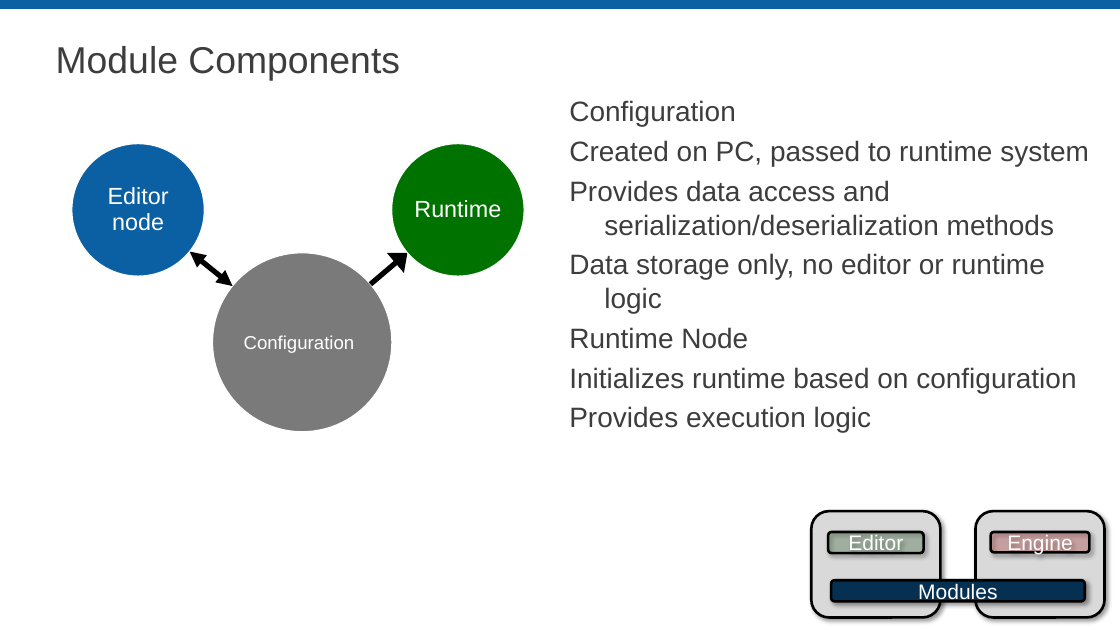
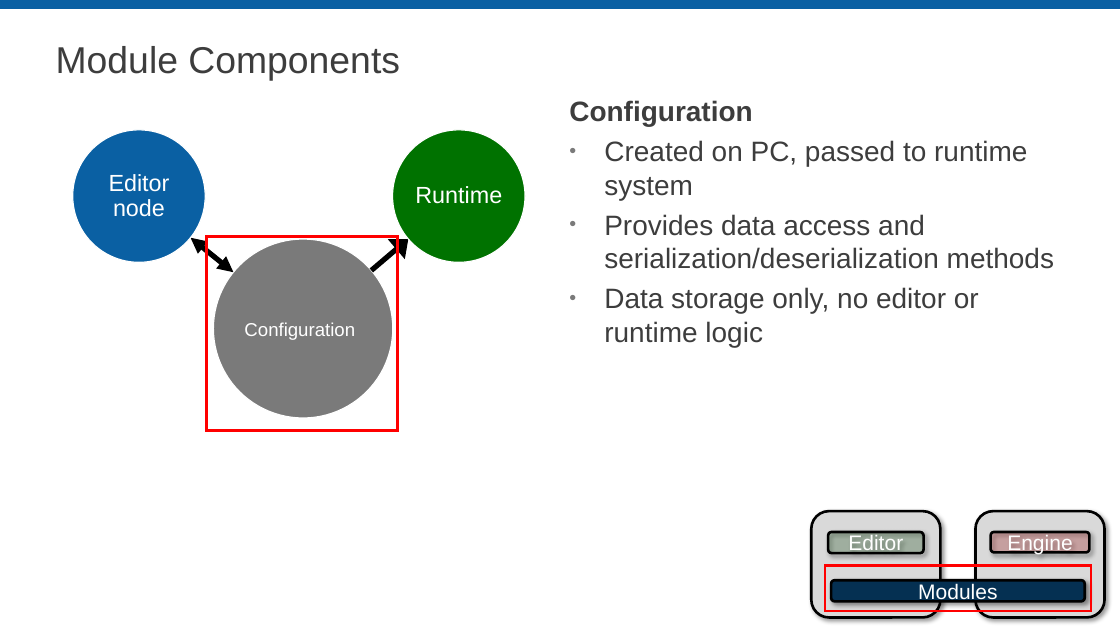
Before and after one commit to LabVIEW-DCAF/Documentation, a slide deck: slide 35 of Trunk/Getting Started Material/DCAF Training/3 DCAF Components.pptx (slide 26 before the commit). Drawn at 1120x630 pixels with LibreOffice and Linux fonts; fonts in the diff are those of the drawing; background and template pictures are left out. Boxes give left, top, right and bottom in pixels: in the first picture for what was removed or moved away, otherwise in the second. Text is boxed around its words. In the diff, an @@ line names an element or a change of style, - is before the commit and + after.

```diff
--- a/Trunk/Getting Started Material/DCAF Training/3 DCAF Components.pptx
+++ b/Trunk/Getting Started Material/DCAF Training/3 DCAF Components.pptx
@@ text "Configuration" at (569,100,1054,347): bold on in "Configuration"; bullet none to • @@
@@ 3 texts, 3 ellipses, 2 freeform shapes: place and size @@
-3 texts, 3 ellipses, 2 freeform shapes at (72,144,524,432)
+3 texts, 3 ellipses, 2 freeform shapes at (73,130,525,418)
@@ rectangle added at (207,237,398,431), outline #FF0000 2.25 pt @@
@@ text at (569,327,1076,433): paragraphs removed @@
-Runtime Node
-Initializes runtime based on configuration
-Provides execution logic
@@ rectangle added at (825,565,1091,612), outline #FF0000 2.25 pt @@
```
Also in this commit, not shown: 7 other slides changed, 21 slides added, 1 slide removed.
